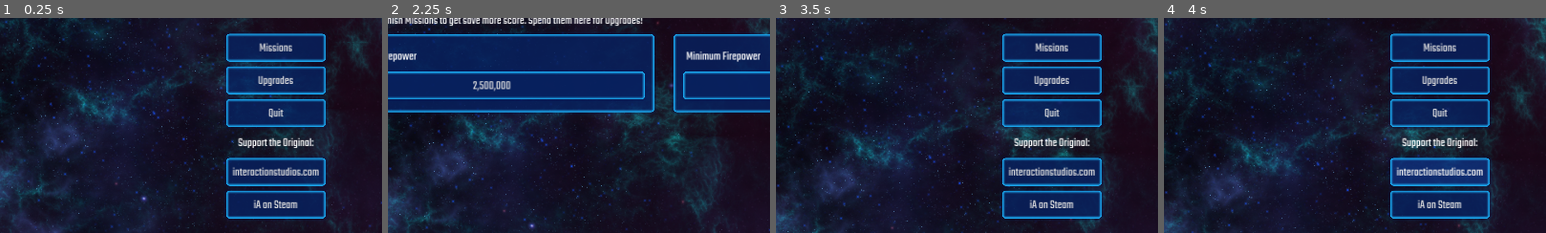
Above: before the commit, frames 1-4 (left to right).
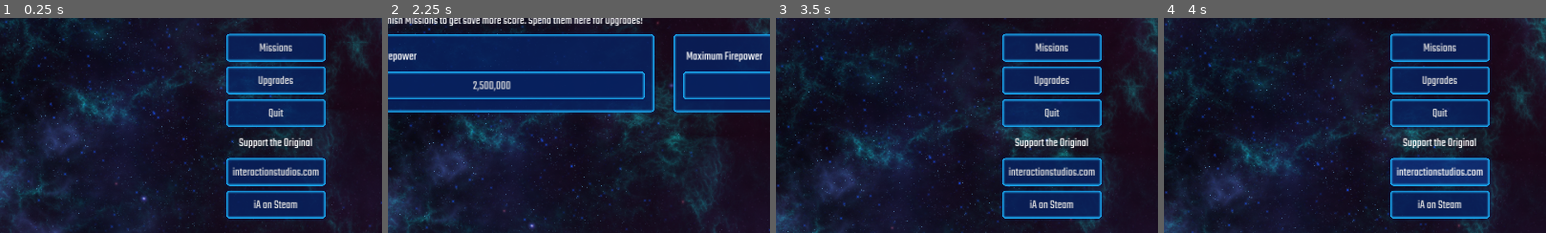
Above: after the commit, the same moments.

Repository: veprogames/numbercluck
Game: Godot game, scene res://src/main_menu/main_menu.tscn
The game is run twice, just before and just after one commit, with the same random seed, the same clock (stepped at 60 frames per second) and the same inputs.
Inputs:
- Up to frame 1 (0.25 s): no input
- Up to frame 2 (2.25 s): click "Missions" at 0.5 s; click "Main Menu" at 1.25 s; click "Upgrades" at 2 s
- Up to frame 3 (3.5 s): click "Main Menu" at 2.75 s
- Up to frame 4 (4 s): click "interactionstudios.com" at 3.5 s
The pictures show only the part of the screen within x 14-64%, y 25-75%; the shares and areas given below are measured in that part.

The runs differ from the first frame. In frame 1, 0.5% of the frame differs, in the area x 62-83%, y 55-61%; in frame 2, 0.5%; in frame 3, 0.5%; in frame 4, 0.5%.

Commit message:
use gettext instead of csv for localization

Diff:
--- a/assets/missions/mission_a_new_beginning.tres
+++ b/assets/missions/mission_a_new_beginning.tres
@@ -5,5 +5,5 @@
 
 [resource]
 script = ExtResource("1_33t5i")
-title = "mission.a_new_beginning"
+title = "A new Beginning"
 wave_sequence = ExtResource("2_adc7b")
--- a/assets/upgrades/upgrade_max_firepower.tres
+++ b/assets/upgrades/upgrade_max_firepower.tres
@@ -13,7 +13,7 @@
 
 [resource]
 script = ExtResource("1_5c7id")
-title = "upgrades.min_firepower"
+title = "Maximum Firepower"
 price_formula = SubResource("Resource_pjerm")
 effect_formula = SubResource("Resource_ldkpc")
 max_level = -1
--- a/assets/upgrades/upgrade_min_firepower.tres
+++ b/assets/upgrades/upgrade_min_firepower.tres
@@ -13,7 +13,7 @@
 
 [resource]
 script = ExtResource("1_xt0km")
-title = "upgrades.min_firepower"
+title = "Minimum Firepower"
 price_formula = SubResource("Resource_pakew")
 effect_formula = SubResource("Resource_1bji5")
 max_level = -1
--- a/project.godot
+++ b/project.godot
@@ -35,6 +35,10 @@
 window/size/viewport_height=1080
 window/stretch/mode="canvas_items"
 
+[editor_plugins]
+
+enabled=PackedStringArray("res://addons/custom_resource_translator/plugin.cfg")
+
 [global_group]
 
 player=""
@@ -56,7 +60,8 @@
 
 [internationalization]
 
-locale/translations=PackedStringArray("res://assets/locale/locale.en.translation", "res://assets/locale/locale.de.translation")
+locale/translations=PackedStringArray("res://assets/locale/de.po")
+locale/translations_pot_files=PackedStringArray("res://src/main_menu/main_menu.tscn", "res://src/mission_selection/mission_selection.tscn", "res://src/shop_menu/shop_menu.tscn", "res://src/wave/sequences/wave_seq_a_new_beginning.tscn", "res://assets/upgrades/upgrade_min_firepower.tres", "res://assets/upgrades/upgrade_max_firepower.tres", "res://assets/missions/mission_a_new_beginning.tres", "res://src/ui/language_button.gd", "res://src/player/player_state.gd", "res://src/wave/wave_sequence.gd", "res://src/shop_menu/shop_menu.gd")
 
 [layer_names]
 
--- a/src/global/f.gd
+++ b/src/global/f.gd
@@ -16,7 +16,7 @@
 	for i: int in len(reversed):
 		var char_: String = reversed[i]
 		if i % 3 == 0 and i > 0:
-			result += TranslationServer.tr("delimiter.thousand")
+			result += "." if TranslationServer.get_locale() == "de_DE" else ","
 		result += char_
 
 	return result.reverse()
--- a/src/main_menu/main_menu.tscn
+++ b/src/main_menu/main_menu.tscn
@@ -58,19 +58,19 @@
 
 [node name="ButtonMissions" type="Button" parent="CanvasLayer/VBoxContainer"]
 layout_mode = 2
-text = "menu.missions"
+text = "Missions"
 
 [node name="ButtonShop" type="Button" parent="CanvasLayer/VBoxContainer"]
 layout_mode = 2
-text = "menu.upgrades"
+text = "Upgrades"
 
 [node name="ButtonQuit" type="Button" parent="CanvasLayer/VBoxContainer"]
 layout_mode = 2
-text = "menu.quit"
+text = "Quit"
 
 [node name="Label" type="Label" parent="CanvasLayer/VBoxContainer"]
 layout_mode = 2
-text = "menu.support_the_original"
+text = "Support the Original"
 horizontal_alignment = 1
 
 [node name="ButtonIA" type="Button" parent="CanvasLayer/VBoxContainer"]
--- a/src/mission_selection/mission_selection.tscn
+++ b/src/mission_selection/mission_selection.tscn
@@ -31,7 +31,7 @@
 [node name="ButtonMainMenu" type="Button" parent="CanvasLayer"]
 offset_right = 109.0
 offset_bottom = 55.0
-text = "menu.main_menu"
+text = "Main Menu"
 
 [connection signal="mission_selected" from="CanvasLayer/MissionButton" to="." method="_on_mission_button_mission_selected"]
 [connection signal="pressed" from="CanvasLayer/ButtonMainMenu" to="." method="_on_button_main_menu_pressed"]
--- a/src/player/player_state.gd
+++ b/src/player/player_state.gd
@@ -94,7 +94,7 @@
 
 
 func _on_game_over() -> void:
-	var title: Title = Title.create("mission.game_over")
+	var title: Title = Title.create("Game Over!")
 	add_child(title)
 	title.start()
 	await title.finished
--- a/src/shop_menu/shop_menu.gd
+++ b/src/shop_menu/shop_menu.gd
@@ -10,7 +10,7 @@
 	upgrade_card_min_firepower.upgrade = Game.upgrades.min_firepower
 	upgrade_card_max_firepower.upgrade = Game.upgrades.max_firepower
 
-	label_saved_score.text = "%s: %s" % [tr("currency.score"), F.t(Game.saved_score)]
+	label_saved_score.text = "%s: %s" % [tr("Score"), F.t(Game.saved_score)]
 	Events.saved_score_changed.connect(func(score: float) -> void:
 		label_saved_score.text = F.t(score)
 	)
--- a/src/shop_menu/shop_menu.tscn
+++ b/src/shop_menu/shop_menu.tscn
@@ -19,7 +19,7 @@
 [node name="ButtonMainMenu" type="Button" parent="CanvasLayer"]
 offset_right = 16.0
 offset_bottom = 16.0
-text = "menu.main_menu"
+text = "Main Menu"
 
 [node name="MarginContainer2" type="MarginContainer" parent="CanvasLayer"]
 anchors_preset = 15
@@ -44,7 +44,7 @@
 
 [node name="Label" type="Label" parent="CanvasLayer/MarginContainer2/VBoxContainer"]
 layout_mode = 2
-text = "help.upgrades"
+text = "Successfully finish Missions to get save more score. Spend them here for Upgrades!"
 
 [node name="GridContainer" type="GridContainer" parent="CanvasLayer/MarginContainer2/VBoxContainer"]
 layout_mode = 2
--- a/src/ui/language_button.gd
+++ b/src/ui/language_button.gd
@@ -10,9 +10,9 @@
 		Game.save_game()
 		match locale:
 			"en_US":
-				text = "%s: English" % tr(&"menu.language")
+				text = "%s: English" % tr("Language")
 			"de_DE":
-				text = "%s: Deutsch" % tr(&"menu.language")
+				text = "%s: Deutsch" % tr("Language")
 			_:
 				text = "Unknown Language"
 
--- a/src/wave/sequences/wave_seq_a_new_beginning.tscn
+++ b/src/wave/sequences/wave_seq_a_new_beginning.tscn
@@ -13,7 +13,7 @@
 script = ExtResource("1_urfbg")
 
 [node name="Wave" parent="." instance=ExtResource("2_68qxi")]
-title = "wave.first_contact"
+title = "First Contact"
 
 [node name="EnemySpawnPoint" type="Node2D" parent="Wave"]
 position = Vector2(960, -300)
@@ -24,7 +24,7 @@
 enemy = ExtResource("5_o733k")
 
 [node name="Wave2" parent="." instance=ExtResource("2_68qxi")]
-title = "wave.invasion"
+title = "Invasion"
 time_between_spawns = 0.25
 
 [node name="EnemySpawnPoint" type="Node2D" parent="Wave2"]
@@ -72,7 +72,7 @@
 enemy = ExtResource("5_o733k")
 
 [node name="Wave3" parent="." instance=ExtResource("2_68qxi")]
-title = "wave.another_one"
+title = "Another One"
 time_between_spawns = 0.2
 
 [node name="EnemySpawnPoint" type="Node2D" parent="Wave3"]
@@ -120,7 +120,7 @@
 enemy = ExtResource("5_o733k")
 
 [node name="Wave4" parent="." instance=ExtResource("2_68qxi")]
-title = "wave.stronger_chickens"
+title = "Stronger Chickens"
 time_between_spawns = 0.5
 
 [node name="EnemySpawnPoint" type="Node2D" parent="Wave4"]
@@ -140,7 +140,7 @@
 enemy = ExtResource("6_4fxgm")
 
 [node name="Wave5" parent="." instance=ExtResource("2_68qxi")]
-title = "wave.mixed_invasion"
+title = "Mixed Invasion"
 time_between_spawns = 0.25
 
 [node name="EnemySpawnPoint" type="Node2D" parent="Wave5"]
@@ -208,7 +208,7 @@
 enemy = ExtResource("6_4fxgm")
 
 [node name="Wave6" parent="." instance=ExtResource("2_68qxi")]
-title = "wave.another_one"
+title = "Another One"
 time_between_spawns = 0.2
 
 [node name="EnemySpawnPoint" type="Node2D" parent="Wave6"]
@@ -276,7 +276,7 @@
 enemy = ExtResource("5_o733k")
 
 [node name="Wave7" parent="." instance=ExtResource("2_68qxi")]
-title = "wave.a_new_color"
+title = "A new Color"
 time_between_spawns = 0.5
 
 [node name="EnemySpawnPoint" type="Node2D" parent="Wave7"]
@@ -300,7 +300,7 @@
 enemy = ExtResource("7_tb4mw")
 
 [node name="Wave8" parent="." instance=ExtResource("2_68qxi")]
-title = "wave.thanks"
+title = "Thanks for Playing! Enjoy!"
 
 [node name="EnemySpawnPoint" type="Node2D" parent="Wave8"]
 position = Vector2(960, -300)
@@ -363,7 +363,7 @@
 enemy = ExtResource("6_4fxgm")
 
 [node name="Wave9" parent="." instance=ExtResource("2_68qxi")]
-title = "wave.calm_before_storm"
+title = "Calm Before the Storm"
 
 [node name="EnemySpawnPoint" type="Node2D" parent="Wave9"]
 position = Vector2(960, -300)
@@ -374,7 +374,7 @@
 enemy = ExtResource("7_tb4mw")
 
 [node name="Wave10" parent="." instance=ExtResource("2_68qxi")]
-title = "wave.show_em_whos_boss"
+title = "Show 'em who's Boss!"
 
 [node name="EnemySpawnPoint" type="Node2D" parent="Wave10"]
 position = Vector2(960, -300)
--- a/src/wave/wave_sequence.gd
+++ b/src/wave/wave_sequence.gd
@@ -30,7 +30,7 @@
 
 func _on_finished() -> void:
 	Events.mission_completed.emit()
-	var title: Title = Title.create("mission.win")
+	var title: Title = Title.create("Mission Complete!")
 	add_child(title)
 	title.start()
 	await title.finished
Not shown, added: addons/custom_resource_translator/custom_resource_translator.gd
Not shown, added: addons/custom_resource_translator/parser_plugin.gd
Not shown, added: addons/custom_resource_translator/plugin.cfg
Not shown, added: assets/locale/base.pot
Binary file added: assets/locale/de.mo
Not shown, added: assets/locale/de.po
